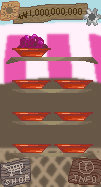
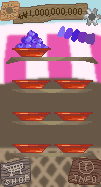
Comparing the layer stacks of the two w=101, h=187 images. Changes:
painted on "blueberry" over [15, 26, 95, 48]
hid "plum" over [17, 34, 48, 48]
